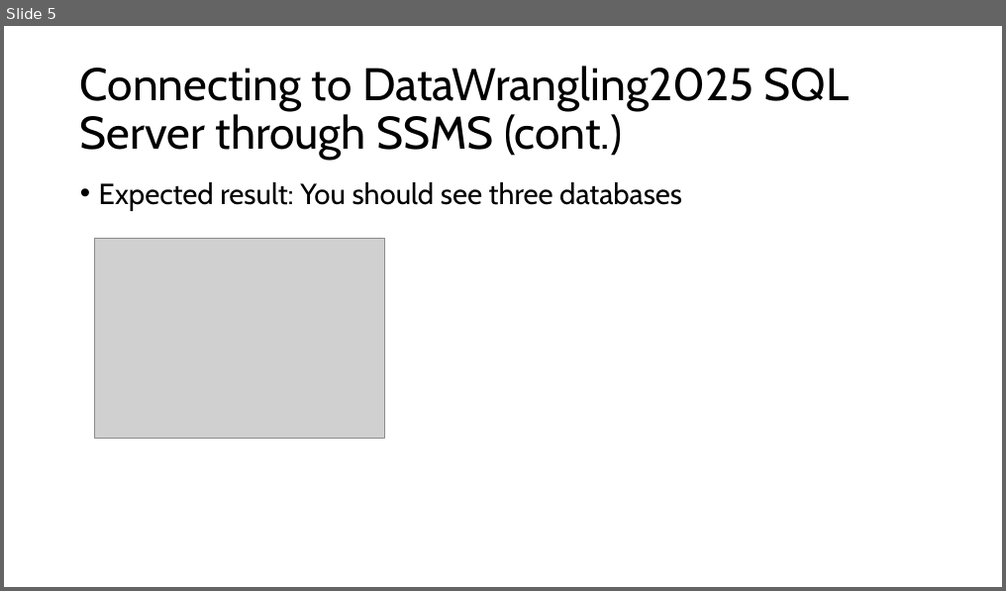
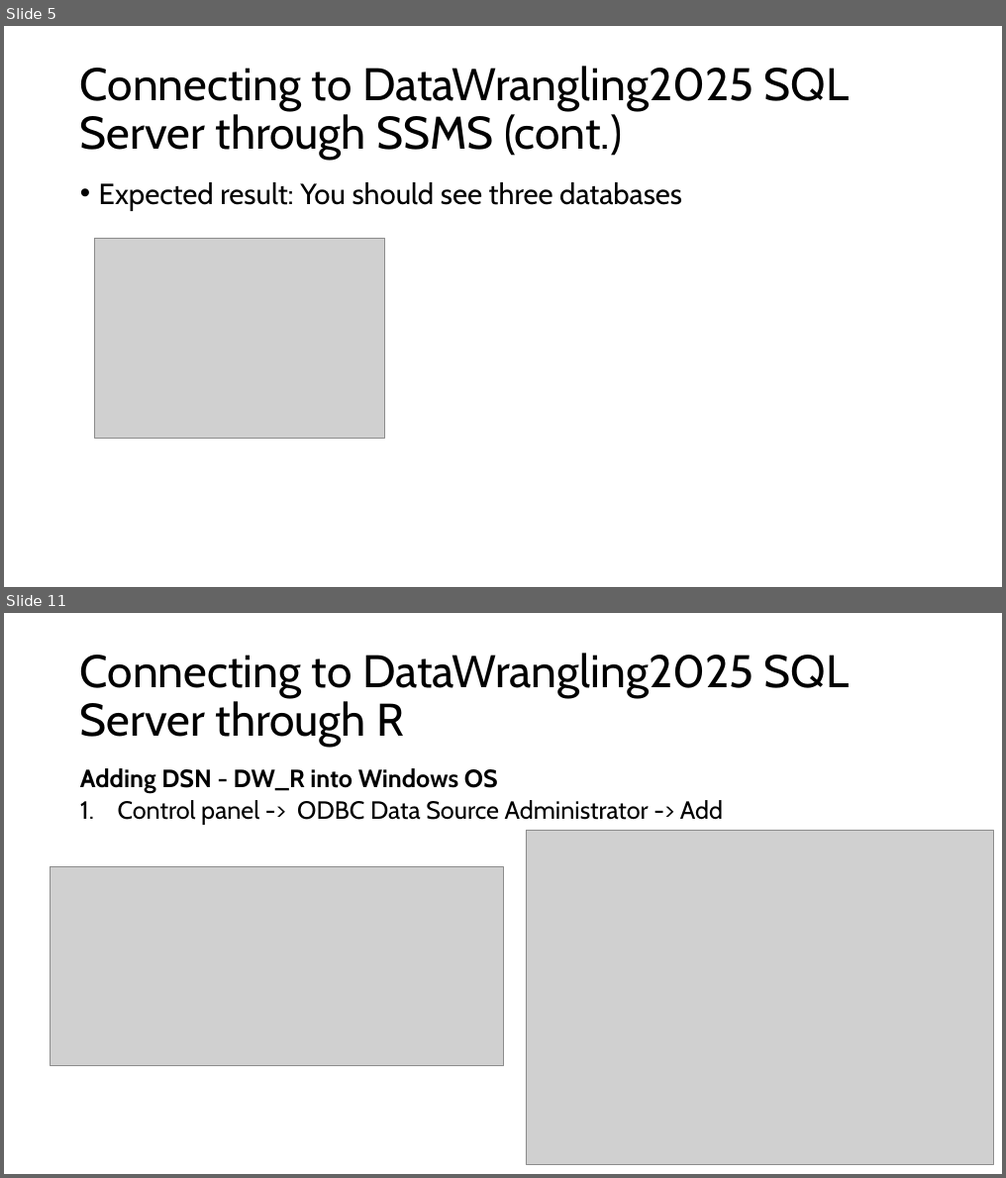
Before and after one commit to St-Jude-MS-ABDS/DataWrangling_R, a slide deck: testing/test_sql.pptx. Shown one above the other, each under a label of ours: slide 5 before the commit, slides 5 and 11 after it; the slides between them are not shown. The pictures are 1006x591 and 1006x1178 pixels, drawn with LibreOffice and Linux fonts; fonts in the diff are those of the drawing; grey boxes stand for pictures. Boxes give left, top, right and bottom in pixels: in the first picture for what was removed or moved away, otherwise in the second. Text is boxed around its words. In the diff, an @@ line names an element or a change of style, - is before the commit and + after.

```diff
--- a/testing/test_sql.pptx
+++ b/testing/test_sql.pptx
@@ slide 11 added at (4, 613, 1002, 1174), background #FFFFFF @@
@@ title added at (80, 653, 849, 747), 44 pt, text #000000 @@
+Connecting to DataWrangling2025 SQL Server through R
@@ text added at (80, 768, 723, 825), 24 pt, text #000000 @@
+  Adding DSN - DW_R into Windows OS
+  1. Control panel -> ODBC Data Source Administrator -> Add
@@ picture added at (526, 831, 994, 1165) @@
@@ picture added at (50, 866, 503, 1065) @@
```
Also in this commit, not shown: 7 slides changed, 7 other slides added.
